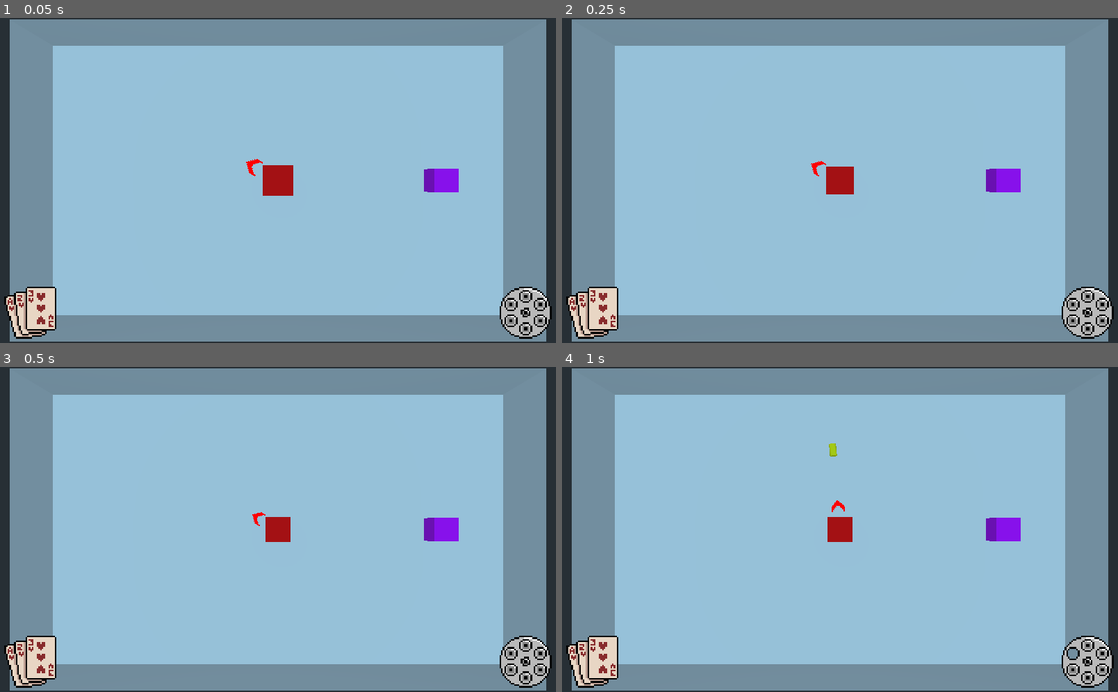
Above: before the commit, frames 1-4 (two rows, left to right).
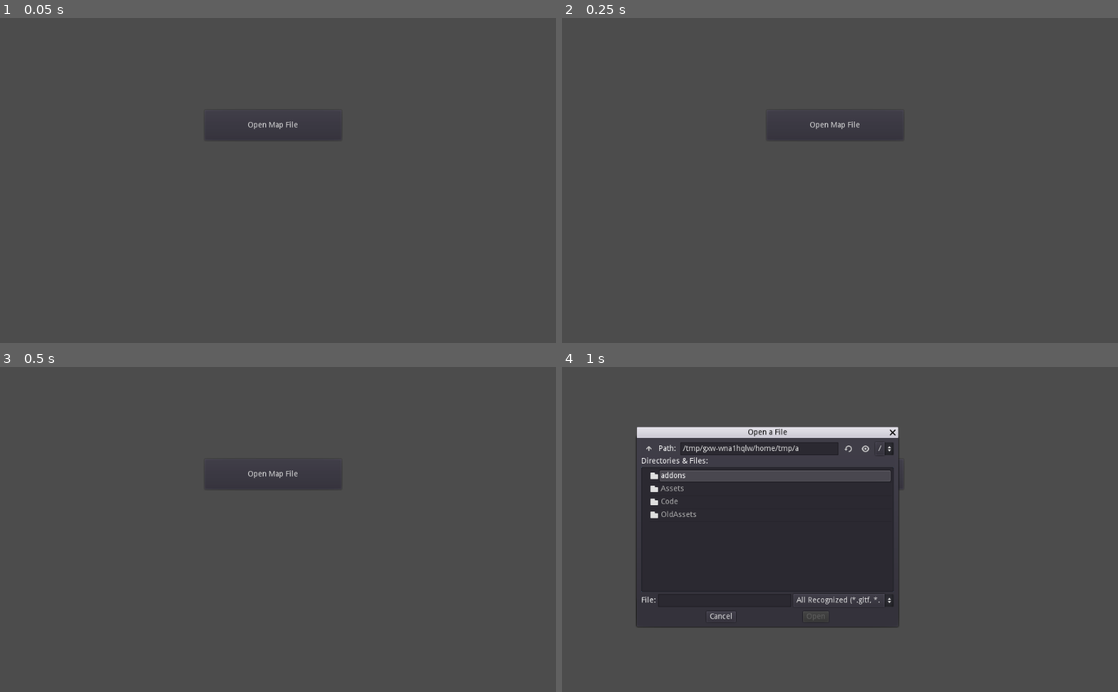
Above: after the commit, the same moments.

Repository: TheMistersJam/BulletHex
Game: Godot game, scene res://Code/debug.tscn
Two runs of this game, one before a commit and one after it. Both use one fixed random seed, a clock stepped at 60 frames per second and the inputs below. Before the commit the project starts from res://Code/main.tscn.
Inputs (mouse positions are in pixels of both pictures, inside the frame that each line leads up to):
- Up to frame 1 (0.05 s): no input
- Up to frame 2 (0.25 s): no input
- Up to frame 3 (0.5 s): no input
- Up to frame 4 (1 s): click (834, 474) at 0.5 s, where only the run after the commit has a clickable "Open Map File"

The runs differ from the first frame. In frame 1, 100% of the frame differs, in the area x 0-100%, y 0-100%; in frame 2, 100%; in frame 3, 100%; in frame 4, 100%.

Commit message:
Added new code, you can run levels from the in game loader.

Diff:
--- a/Code/Enemy.gd
+++ b/Code/Enemy.gd
@@ -40,6 +40,7 @@
 				state = 4
 				$Timer.stop()
 				_on_Timer_timeout()
+	move_and_slide(Vector3(0, -1, 0)*delta*1000)
 
 func _on_Timer_timeout():
 	match state:
--- a/Code/Enemy.tscn
+++ b/Code/Enemy.tscn
@@ -5,6 +5,7 @@
 [sub_resource type="CylinderShape" id=1]
 
 [sub_resource type="SpatialMaterial" id=2]
+resource_local_to_scene = true
 albedo_color = Color( 0.827451, 0, 1, 0.392157 )
 
 [node name="Enemy" type="KinematicBody"]
--- /dev/null
+++ b/Code/debug.gd
@@ -0,0 +1,27 @@
+extends Control
+
+func _ready():
+	pass
+
+
+func _on_Button_pressed():
+	$fd.popup()
+
+
+func _on_fd_file_selected(path):
+	goto_world(path)
+
+func goto_world(level_to_load):
+	call_deferred("_deferred_load_world", level_to_load)
+
+func _deferred_load_world(level_to_load):
+
+	var s = ResourceLoader.load("res://Code/main.tscn")
+
+	var world_i = s.instance()
+	world_i.load_level(level_to_load)
+
+	get_tree().get_root().add_child(world_i)
+	get_tree().set_current_scene(world_i)
+
+	queue_free()
--- /dev/null
+++ b/Code/debug.tscn
@@ -0,0 +1,31 @@
+[gd_scene load_steps=2 format=2]
+
+[ext_resource path="res://Code/debug.gd" type="Script" id=1]
+
+[node name="Debug" type="Control"]
+anchor_right = 1.0
+anchor_bottom = 1.0
+script = ExtResource( 1 )
+
+[node name="Button" type="Button" parent="."]
+margin_left = 377.0
+margin_top = 170.0
+margin_right = 629.0
+margin_bottom = 226.0
+text = "Open Map File"
+
+[node name="fd" type="FileDialog" parent="."]
+margin_left = 138.0
+margin_top = 131.0
+margin_right = 619.0
+margin_bottom = 479.0
+window_title = "Open a File"
+resizable = true
+mode = 0
+access = 2
+filters = PoolStringArray( "*.gltf", "*.glb" )
+current_dir = "/home/fenteale/Projects/BulletHex"
+current_path = "/home/fenteale/Projects/BulletHex/"
+
+[connection signal="pressed" from="Button" to="." method="_on_Button_pressed"]
+[connection signal="file_selected" from="fd" to="." method="_on_fd_file_selected"]
--- a/Code/main.tscn
+++ b/Code/main.tscn
@@ -1,21 +1,9 @@
-[gd_scene load_steps=5 format=2]
+[gd_scene load_steps=3 format=2]
 
-[ext_resource path="res://Assets/testlevel.glb" type="PackedScene" id=1]
-[ext_resource path="res://Code/Enemy.tscn" type="PackedScene" id=2]
-[ext_resource path="res://Code/Player.tscn" type="PackedScene" id=3]
 [ext_resource path="res://Code/HUD.tscn" type="PackedScene" id=4]
+[ext_resource path="res://Code/world.gd" type="Script" id=5]
 
 [node name="World" type="Spatial"]
-
-[node name="testlevel" parent="." instance=ExtResource( 1 )]
-
-[node name="Camera" type="Camera" parent="."]
-transform = Transform( 1, 0, 0, 0, -4.37114e-08, 1, 0, -1, -4.37114e-08, 0, 30, 0 )
-fov = 50.0
-
-[node name="Player" parent="." instance=ExtResource( 3 )]
-
-[node name="Enemy" parent="." instance=ExtResource( 2 )]
-transform = Transform( 1, 0, 0, 0, 1, 0, 0, 0, 1, 14, 0, 0 )
+script = ExtResource( 5 )
 
 [node name="HUD" parent="." instance=ExtResource( 4 )]
--- /dev/null
+++ b/Code/world.gd
@@ -0,0 +1,50 @@
+extends Spatial
+
+func _ready():
+	pass
+
+func load_level(path):
+	#var importer = PackedSceneGLTF.new()
+	#var importer = EditorSceneImporterGLTF.new()
+	#var level = importer.import_gltf(path)
+	var gstate = load("res://addons/godot_gltf/GLTFState.gdns").new()
+	var importer = load("res://addons/godot_gltf/PackedSceneGLTF.gdns").new()
+
+	var level = importer.import_gltf_scene(path, 0, 1000, gstate)
+	parse_level(level)
+	call_deferred("add_child", level)
+
+func parse_level(l):
+	var e_rx = RegEx.new()
+	var p_rx = RegEx.new()
+	var c_rx = RegEx.new()
+	var e_ent = load("res://Code/Enemy.tscn")
+	var p_ent = load("res://Code/Player.tscn")
+	e_rx.compile("-hint.?(\\d\\d\\d)?$")
+	p_rx.compile("-phint.?(\\d\\d\\d)?$")
+	c_rx.compile("-chint.?(\\d\\d\\d)?$")
+	for _i in l.get_children():
+		print_debug(_i)
+		if _i.name.ends_with("-colonly"):
+			print_debug("Generating collision mesh for ", _i.name)
+			_i.create_trimesh_collision()
+			_i.visible=false
+		elif e_rx.search(_i.name):
+			print_debug("Found enemy in ", _i.name)
+			var ne = e_ent.instance()
+			ne.translation = _i.translation
+			add_child(ne)
+		elif p_rx.search(_i.name):
+			print_debug("Found player in ", _i.name)
+			var np = p_ent.instance()
+			np.translation = _i.translation
+			add_child(np)
+		elif c_rx.search(_i.name):
+			print_debug("Found camera hint in ", _i.name)
+			print_debug("Camera loc: ", _i.translation, "rot:", _i.rotation_degrees)
+			var nc = Camera.new()
+			nc.translation = _i.translation
+			nc.rotation = _i.rotation + Vector3(PI/2, 0, 0)
+			nc.fov = 50
+			nc.name = "Camera"
+			add_child(nc)
--- a/project.godot
+++ b/project.godot
@@ -8,10 +8,110 @@
 
 config_version=4
 
+_global_script_classes=[ {
+"base": "",
+"class": "EditorSceneImporterGLTF",
+"language": "NativeScript",
+"path": "res://addons/godot_gltf/EditorSceneImporterGLTF.gdns"
+}, {
+"base": "",
+"class": "GLTFAccessor",
+"language": "NativeScript",
+"path": "res://addons/godot_gltf/GLTFAccessor.gdns"
+}, {
+"base": "",
+"class": "GLTFAnimation",
+"language": "NativeScript",
+"path": "res://addons/godot_gltf/GLTFAnimation.gdns"
+}, {
+"base": "",
+"class": "GLTFBufferView",
+"language": "NativeScript",
+"path": "res://addons/godot_gltf/GLTFBufferView.gdns"
+}, {
+"base": "",
+"class": "GLTFCamera",
+"language": "NativeScript",
+"path": "res://addons/godot_gltf/GLTFCamera.gdns"
+}, {
+"base": "",
+"class": "GLTFDocument",
+"language": "NativeScript",
+"path": "res://addons/godot_gltf/GLTFDocument.gdns"
+}, {
+"base": "",
+"class": "GLTFLight",
+"language": "NativeScript",
+"path": "res://addons/godot_gltf/GLTFLight.gdns"
+}, {
+"base": "",
+"class": "GLTFMesh",
+"language": "NativeScript",
+"path": "res://addons/godot_gltf/GLTFMesh.gdns"
+}, {
+"base": "",
+"class": "GLTFNode",
+"language": "NativeScript",
+"path": "res://addons/godot_gltf/GLTFNode.gdns"
+}, {
+"base": "",
+"class": "GLTFSkeleton",
+"language": "NativeScript",
+"path": "res://addons/godot_gltf/GLTFSkeleton.gdns"
+}, {
+"base": "",
+"class": "GLTFSkin",
+"language": "NativeScript",
+"path": "res://addons/godot_gltf/GLTFSkin.gdns"
+}, {
+"base": "",
+"class": "GLTFSpecGloss",
+"language": "NativeScript",
+"path": "res://addons/godot_gltf/GLTFSpecGloss.gdns"
+}, {
+"base": "",
+"class": "GLTFState",
+"language": "NativeScript",
+"path": "res://addons/godot_gltf/GLTFState.gdns"
+}, {
+"base": "",
+"class": "GLTFTexture",
+"language": "NativeScript",
+"path": "res://addons/godot_gltf/GLTFTexture.gdns"
+}, {
+"base": "",
+"class": "PackedSceneGLTF",
+"language": "NativeScript",
+"path": "res://addons/godot_gltf/PackedSceneGLTF.gdns"
+}, {
+"base": "Spatial",
+"class": "VRMTopLevel",
+"language": "GDScript",
+"path": "res://addons/vrm/vrm_toplevel.gd"
+} ]
+_global_script_class_icons={
+"EditorSceneImporterGLTF": "",
+"GLTFAccessor": "",
+"GLTFAnimation": "",
+"GLTFBufferView": "",
+"GLTFCamera": "",
+"GLTFDocument": "",
+"GLTFLight": "",
+"GLTFMesh": "",
+"GLTFNode": "",
+"GLTFSkeleton": "",
+"GLTFSkin": "",
+"GLTFSpecGloss": "",
+"GLTFState": "",
+"GLTFTexture": "",
+"PackedSceneGLTF": "",
+"VRMTopLevel": ""
+}
+
 [application]
 
 config/name="BulletHex"
-run/main_scene="res://Code/main.tscn"
+run/main_scene="res://Code/debug.tscn"
 
 [input]
 
Binary file added: OldAssets/wizard_102.png
Not shown, added: OldAssets/wizard_102.png.import
Not shown, added: addons/godot_gltf/README.txt
Not shown, added: BulletHex.exe
Not shown, added: addons/godot_gltf/EditorSceneImporterGLTF.gdns
Not shown, added: addons/godot_gltf/GLTFAccessor.gdns
Not shown, added: addons/godot_gltf/GLTFAnimation.gdns
Not shown, added: addons/godot_gltf/GLTFBufferView.gdns
Not shown, added: addons/godot_gltf/GLTFCamera.gdns
Not shown, added: addons/godot_gltf/GLTFDocument.gdns
Not shown, added: addons/godot_gltf/GLTFLight.gdns
Not shown, added: addons/godot_gltf/GLTFMesh.gdns
(and 12 more such lines)
